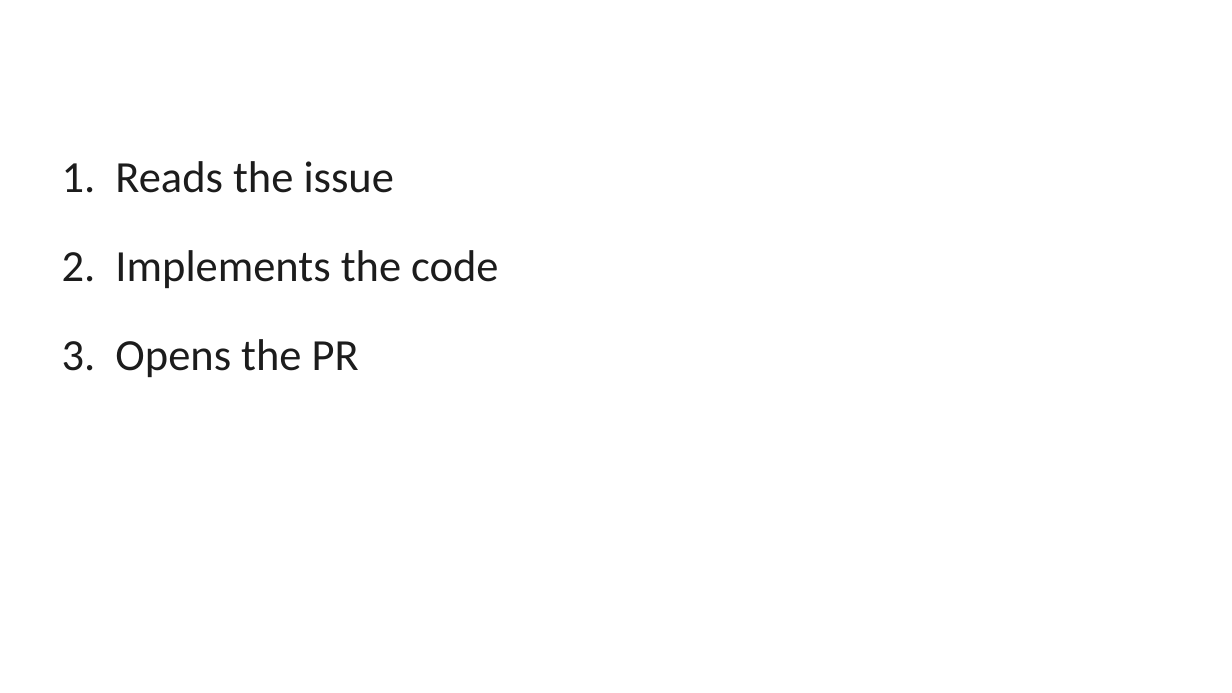
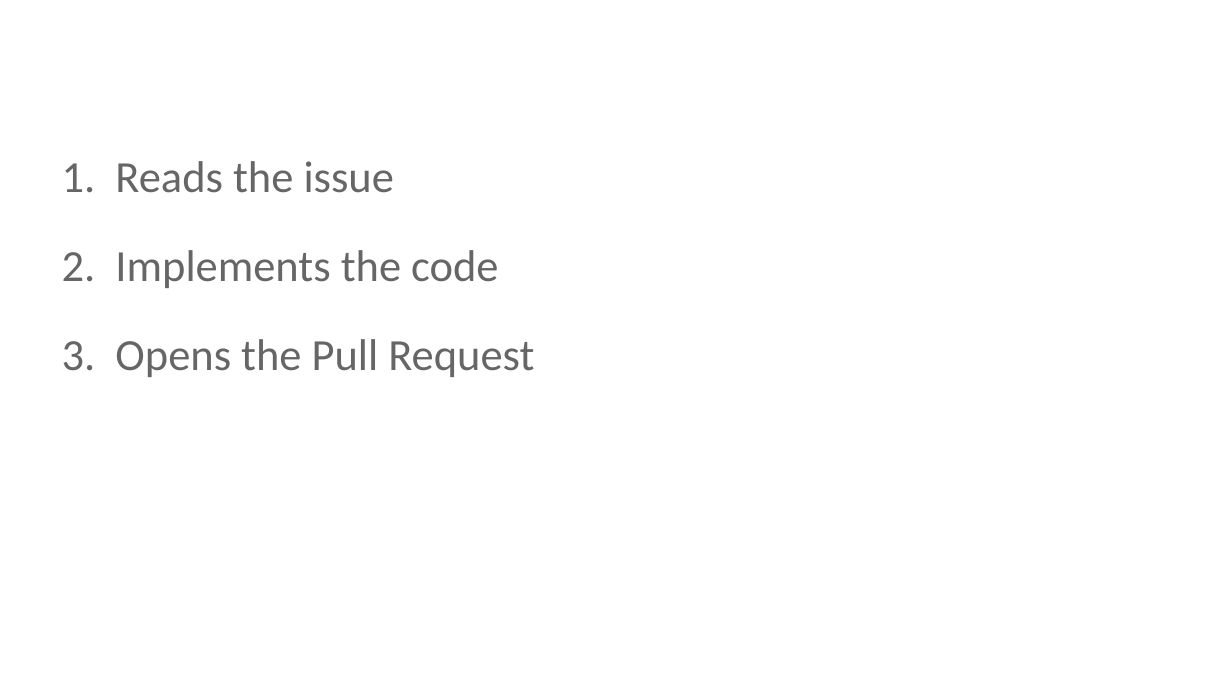
Before and after one commit to smsilva/wasp-agent, a slide deck: slide 17 of docs/presentations/2026-06-15-jira-coding-agent.pptx. Drawn at 1232x693 pixels with LibreOffice and Linux fonts; fonts in the diff are those of the drawing; background and template pictures are left out. Boxes give left, top, right and bottom in pixels: in the first picture for what was removed or moved away, otherwise in the second. Text is boxed around its words. In the diff, an @@ line names an element or a change of style, - is before the commit and + after.

```diff
--- a/docs/presentations/2026-06-15-jira-coding-agent.pptx
+++ b/docs/presentations/2026-06-15-jira-coding-agent.pptx
@@ text "1. Reads the issue" at box(62, 161, 394, 193): text colour #1C1C1C to #666666 @@
@@ text "2. Implements the code" at box(62, 250, 498, 288): text colour #1C1C1C to #666666 @@
@@ text at box(62, 339, 534, 377): text changed; text colour #1C1C1C to #666666 @@
-3. Opens the PR
+3. Opens the Pull Request
```
Also in this commit, not shown: 19 other slides changed.
